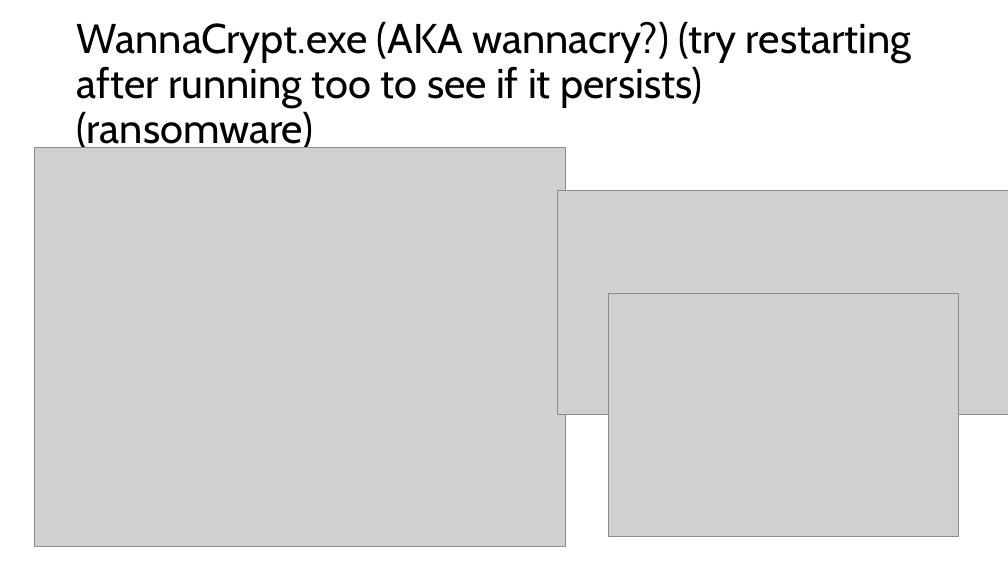
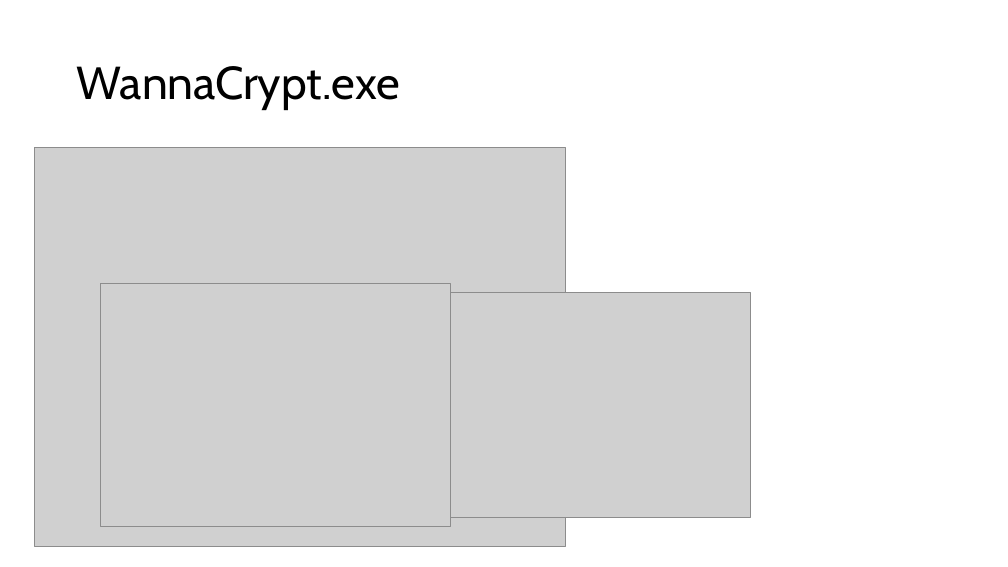
Before and after one commit to jacobchlebowski/cyber-outreach, a slide deck: slide 8 of Malware Presentation and Demonstration.pptx (slide 2 before the commit). Drawn at 1008x567 pixels with LibreOffice and Linux fonts; fonts in the diff are those of the drawing; grey boxes stand for pictures. Boxes give left, top, right and bottom in pixels: in the first picture for what was removed or moved away, otherwise in the second. Text is boxed around its words. In the diff, an @@ line names an element or a change of style, - is before the commit and + after.

```diff
--- a/Malware Presentation and Demonstration.pptx
+++ b/Malware Presentation and Demonstration.pptx
@@ title at [77, 66, 400, 110]: text changed; size 39.6 to 44 pt @@
-WannaCrypt.exe (AKA wannacry?) (try restarting after running too to see if it persists) (ransomware)
+WannaCrypt.exe
@@ picture: place and size @@
-picture at [608, 293, 958, 537]
+picture at [100, 284, 450, 527]
@@ picture: place and size @@
-picture at [558, 190, 1008, 415]
+picture at [300, 293, 751, 518]
```
Also in this commit, not shown: 2 other slides changed, 5 slides added, 1 slide removed.
